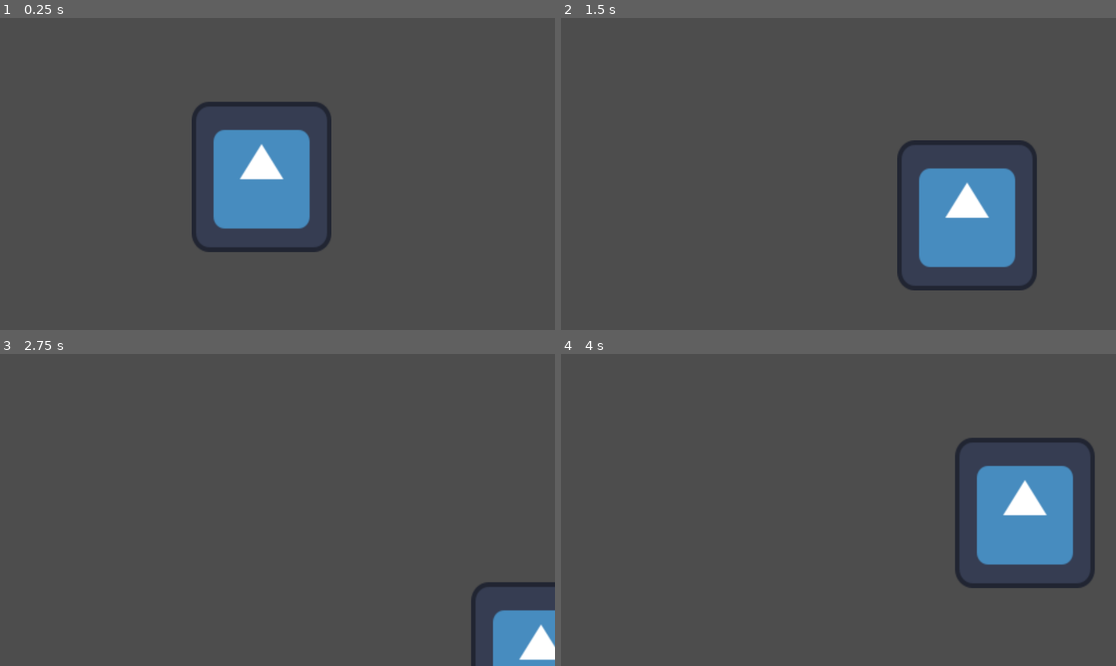
Above: before the commit, frames 1-4 (two rows, left to right).
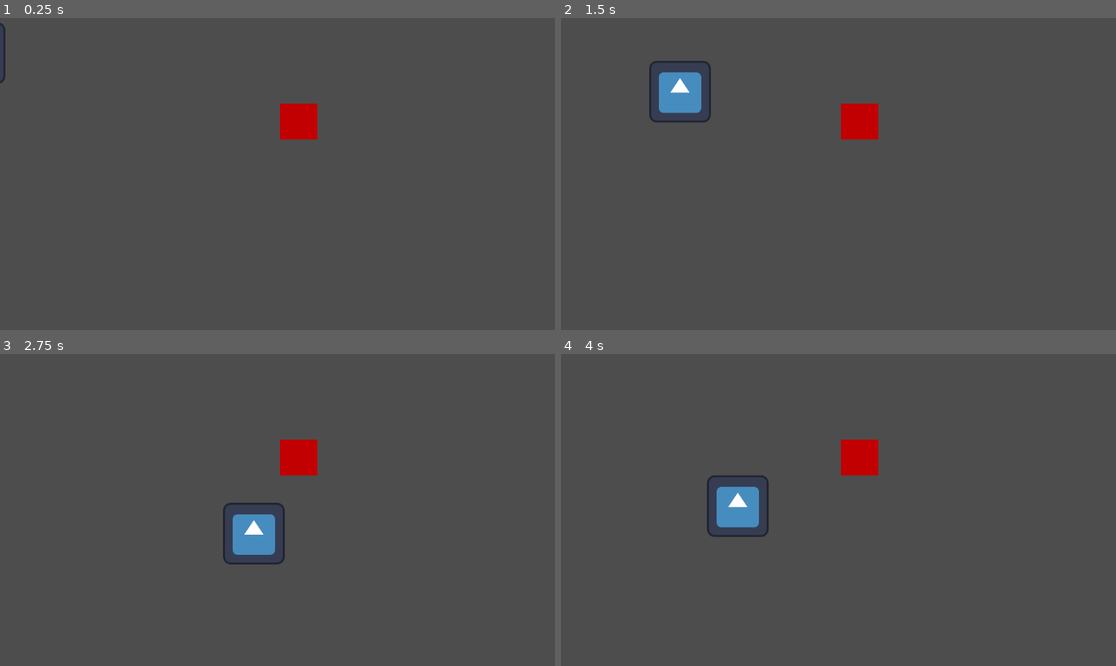
Above: after the commit, the same moments.

Repository: dtrvanwilder/needle-project
Game: Godot game, scene res://world.tscn
Same seed, same stepped clock (60 frames per second), same inputs: the game is played once before the commit and once after it. Before the commit the project starts from res://main.tscn. The engine's default icon, where the game draws it, is replaced by a stand-in: a white triangle on a blue panel in a dark square.
Inputs:
- Up to frame 1 (0.25 s): no input
- Up to frame 2 (1.5 s): tap Enter at 0.5 s; hold Right (ui_right) 0.53-1.28 s; hold Down (ui_down) from 1.28 s (still down)
- Up to frame 3 (2.75 s): release Down (ui_down) at 2.03 s; hold Right (ui_right) from 2.03 s (still down)
- Up to frame 4 (4 s): release Right (ui_right) at 2.78 s; hold Up (ui_up) 2.78-3.53 s; hold Left (ui_left) from 3.53 s (still down)

The runs differ from the first frame. In frame 1, 7.7% of the frame differs, in the area x 0-60%, y 1-76%; in frame 2, 9.2%; in frame 3, 4.5%; in frame 4, 9.2%, in the area x 26-97%, y 26-76%.

Commit message:
feat: world v1 baseline - physics and hierarchy confirmed

Diff:
--- a/main.tscn
+++ /dev/null
@@ -1,12 +0,0 @@
-[gd_scene format=3 uid="uid://isbqix0yj8lg"]
-
-[ext_resource type="Texture2D" uid="uid://c6s6h7h2lh8jc" path="res://icon.svg" id="1_ig7tw"]
-[ext_resource type="Script" uid="uid://dquxakoydh75x" path="res://player.gd" id="2_0xm2m"]
-
-[node name="Node2D" type="Node2D" unique_id=1420968541]
-
-[node name="Sprite2D" type="Sprite2D" parent="." unique_id=1707024724]
-position = Vector2(543, 330)
-scale = Vector2(2.265625, 2.4375)
-texture = ExtResource("1_ig7tw")
-script = ExtResource("2_0xm2m")
--- a/player.gd
+++ b/player.gd
@@ -1,17 +1,8 @@
-extends Sprite2D
+extends CharacterBody2D
 
-var speed = 400 # How fast the player moves (pixels/sec)
+@export var speed = 400 # '@export' lets you change speed in the Inspector!
 
-func _process(delta):
-	var velocity = Vector2.ZERO # The player's movement vector.
-
-	if Input.is_action_pressed("ui_right"):
-		velocity.x += 1
-	if Input.is_action_pressed("ui_left"):
-		velocity.x -= 1
-	if Input.is_action_pressed("ui_down"):
-		velocity.y += 1
-	if Input.is_action_pressed("ui_up"):
-		velocity.y -= 1
-
-	position += velocity.normalized() * speed * delta
+func _physics_process(_delta):
+	var direction = Input.get_vector("ui_left", "ui_right", "ui_up", "ui_down")
+	velocity = direction * speed
+	move_and_slide()
--- a/project.godot
+++ b/project.godot
@@ -11,7 +11,7 @@
 [application]
 
 config/name="Needle_Project"
-run/main_scene="uid://isbqix0yj8lg"
+run/main_scene="uid://bgi7avfxwgaap"
 config/features=PackedStringArray("4.6", "Forward Plus")
 config/icon="res://icon.svg"
 
--- /dev/null
+++ b/world.tscn
@@ -0,0 +1,35 @@
+[gd_scene format=3 uid="uid://bgi7avfxwgaap"]
+
+[ext_resource type="Script" uid="uid://chxxjk2l0nlb5" path="res://player.gd" id="1_fj7yv"]
+[ext_resource type="Texture2D" uid="uid://c6s6h7h2lh8jc" path="res://icon.svg" id="2_tlwt5"]
+
+[sub_resource type="RectangleShape2D" id="RectangleShape2D_aqk2v"]
+size = Vector2(126, 126)
+
+[sub_resource type="RectangleShape2D" id="RectangleShape2D_fj7yv"]
+size = Vector2(80, 77)
+
+[node name="World" type="Node2D" unique_id=1571452066]
+
+[node name="Player" type="CharacterBody2D" parent="." unique_id=216144225]
+script = ExtResource("1_fj7yv")
+
+[node name="CollisionShape2D" type="CollisionShape2D" parent="Player" unique_id=1671463374]
+position = Vector2(-53, 73)
+shape = SubResource("RectangleShape2D_aqk2v")
+
+[node name="Sprite2D" type="Sprite2D" parent="Player/CollisionShape2D" unique_id=823420898]
+texture = ExtResource("2_tlwt5")
+
+[node name="Wall" type="StaticBody2D" parent="." unique_id=2066378095]
+
+[node name="CollisionShape2D" type="CollisionShape2D" parent="Wall" unique_id=1315389622]
+position = Vector2(620, 214.5)
+shape = SubResource("RectangleShape2D_fj7yv")
+
+[node name="ColorRect" type="ColorRect" parent="Wall/CollisionShape2D" unique_id=2061233524]
+offset_left = -39.40625
+offset_top = -36.0
+offset_right = 39.0
+offset_bottom = 37.5
+color = Color(0.7602371, 0, 0.0076991874, 1)
Not shown, changed: player.gd.uid
Not shown, changed: SYSTEM_STATE.md
